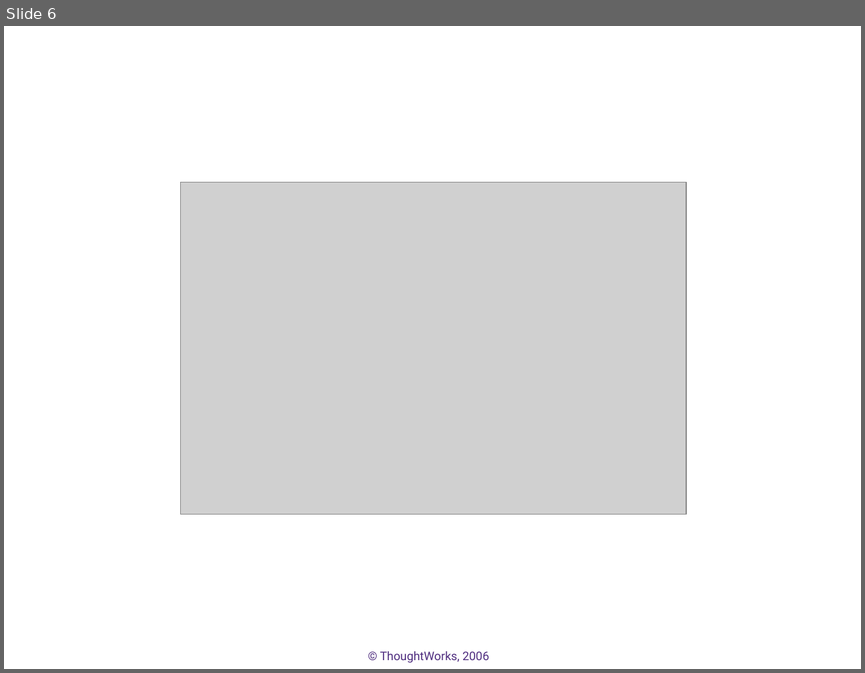
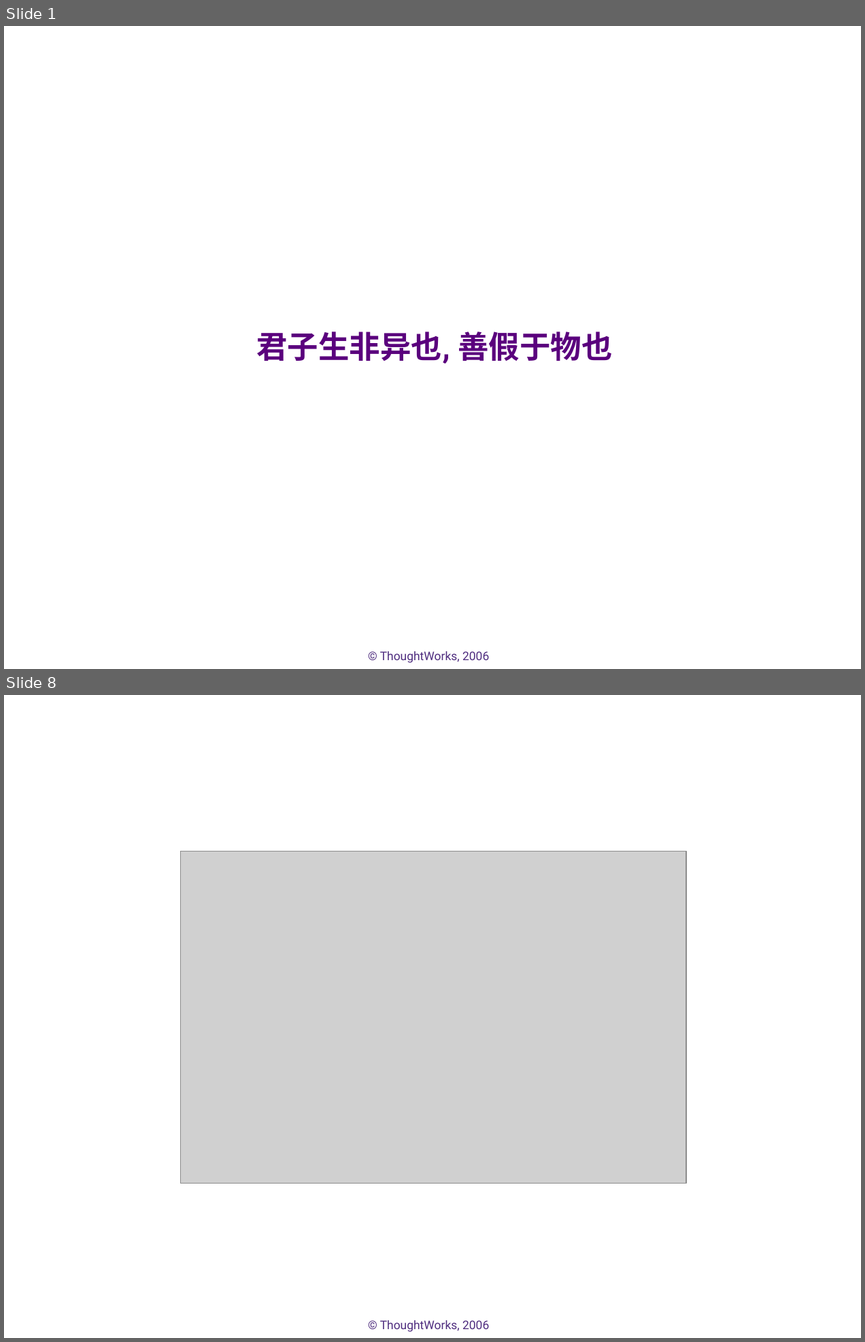
Before and after one commit to whimet/agilechina, a slide deck: docs/demo.ppt. Shown one above the other, each under a label of ours: slide 6 before the commit, slides 1 and 8 after it; the slides between them are not shown. The pictures are 865x673 and 865x1342 pixels, drawn with LibreOffice and Linux fonts; fonts in the diff are those of the drawing; grey boxes stand for pictures; background and template pictures are left out. Boxes give left, top, right and bottom in pixels: in the first picture for what was removed or moved away, otherwise in the second. Text is boxed around its words. In the diff, an @@ line names an element or a change of style, - is before the commit and + after.

```diff
--- a/docs/demo.ppt
+++ b/docs/demo.ppt
@@ slide 1 added at bbox=[4, 26, 861, 669], background #FFFFFF; not listed: 1 template element that a slide beside it also shows @@
@@ title added at bbox=[256, 331, 613, 363], 26 pt, text #5A007D, bold @@
+君子生非异也, 善假于物也
@@ what was slide 6 is now slide 8 @@
```
Also in this commit, not shown: 5 slides changed, 6 other slides added, 2 slides removed.
